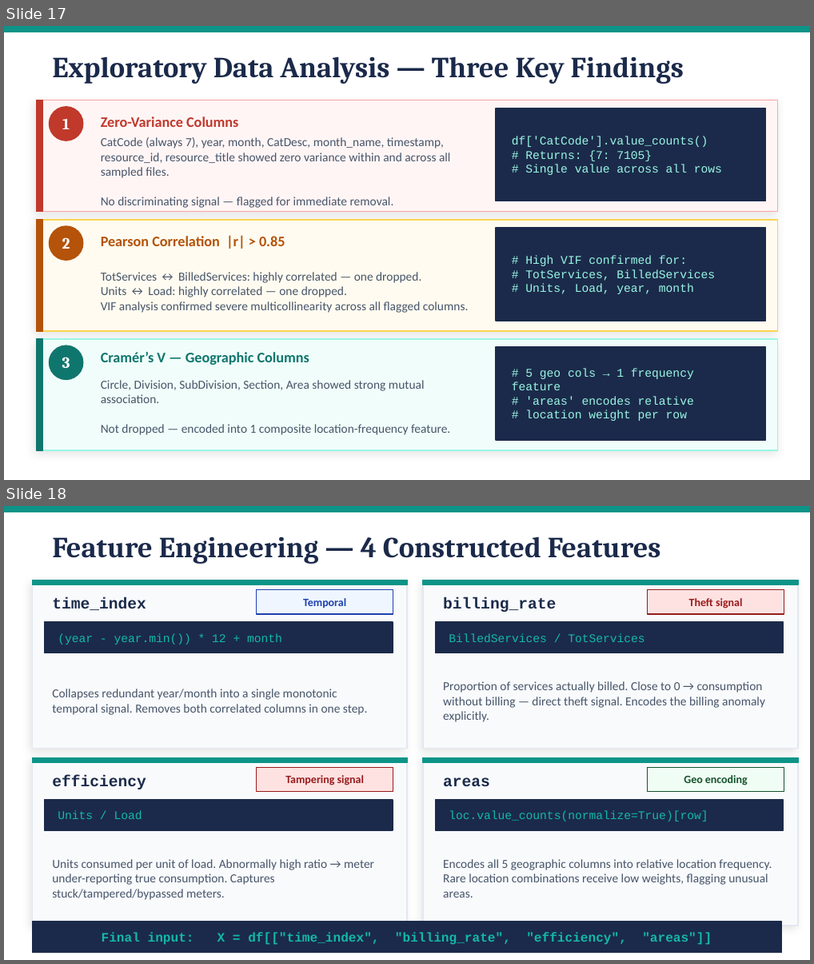
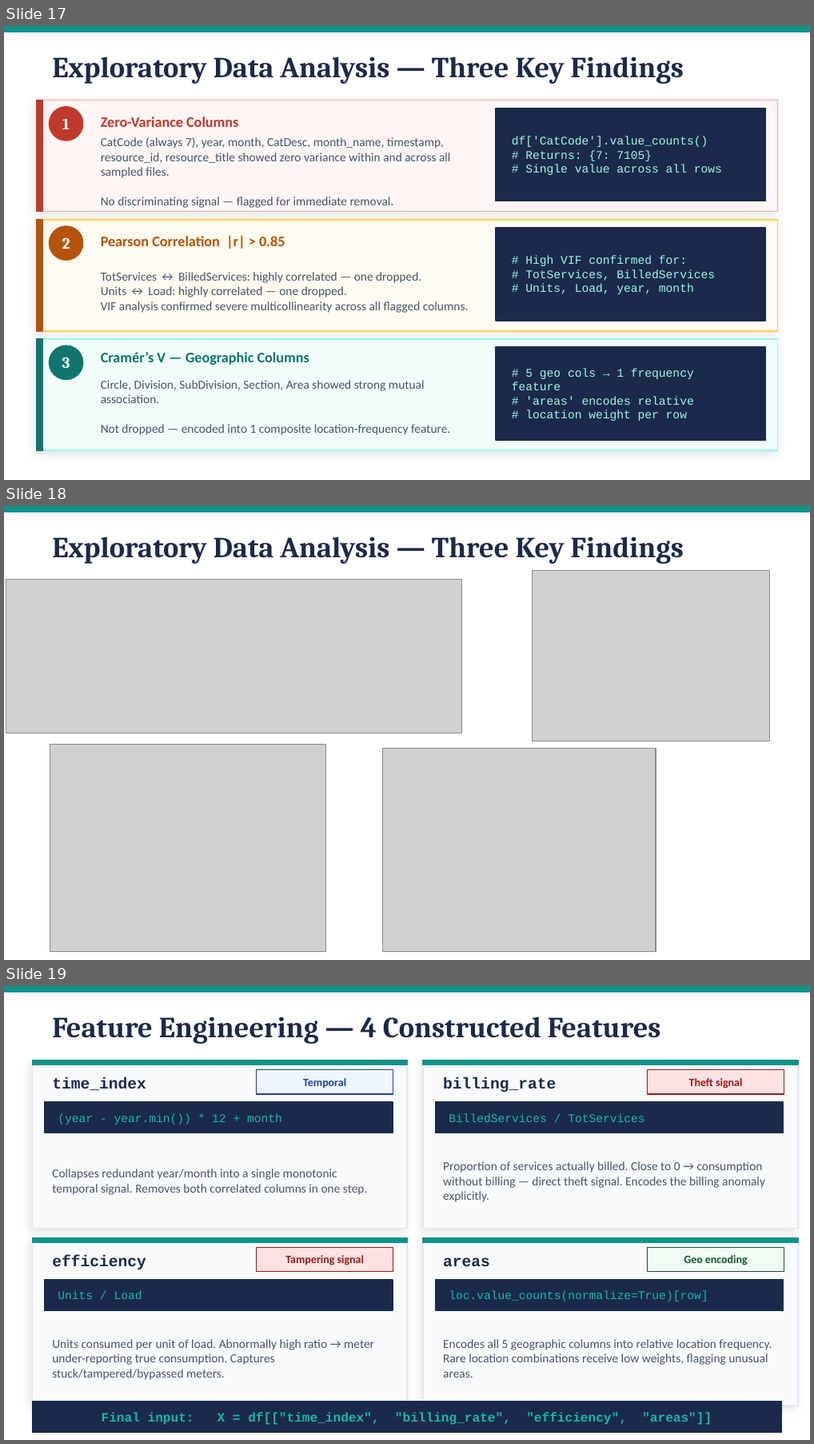
Before and after one commit to amanj4/aman-training-modules, a slide deck: Summary/training_review.pptx. Shown one above the other, each under a label of ours: slides 17 and 18 before the commit, slides 17, 18 and 19 after it. The pictures are 814x964 and 814x1444 pixels, drawn with LibreOffice and Linux fonts; fonts in the diff are those of the drawing; grey boxes stand for pictures. Boxes give left, top, right and bottom in pixels: in the first picture for what was removed or moved away, otherwise in the second. Text is boxed around its words. In the diff, an @@ line names an element or a change of style, - is before the commit and + after.

```diff
--- a/Summary/training_review.pptx
+++ b/Summary/training_review.pptx
@@ slide 18 added at (x1=4, y1=506, x2=810, y2=960), background #FFFFFF @@
@@ rectangle added at (x1=4, y1=506, x2=810, y2=512), fill #0D9488, outline #0D9488 1 pt @@
@@ text added at (x1=52, y1=536, x2=684, y2=564), 26 pt, text #1B2A4A, bold @@
+Exploratory Data Analysis — Three Key Findings
@@ picture added at (x1=532, y1=571, x2=770, y2=740) @@
@@ picture added at (x1=6, y1=579, x2=462, y2=732) @@
@@ picture added at (x1=50, y1=744, x2=325, y2=951) @@
@@ picture added at (x1=383, y1=748, x2=655, y2=951) @@
@@ what was slide 18 is now slide 19 @@
```
Also in this commit, not shown: 2 slides changed, 1 other slide added.
